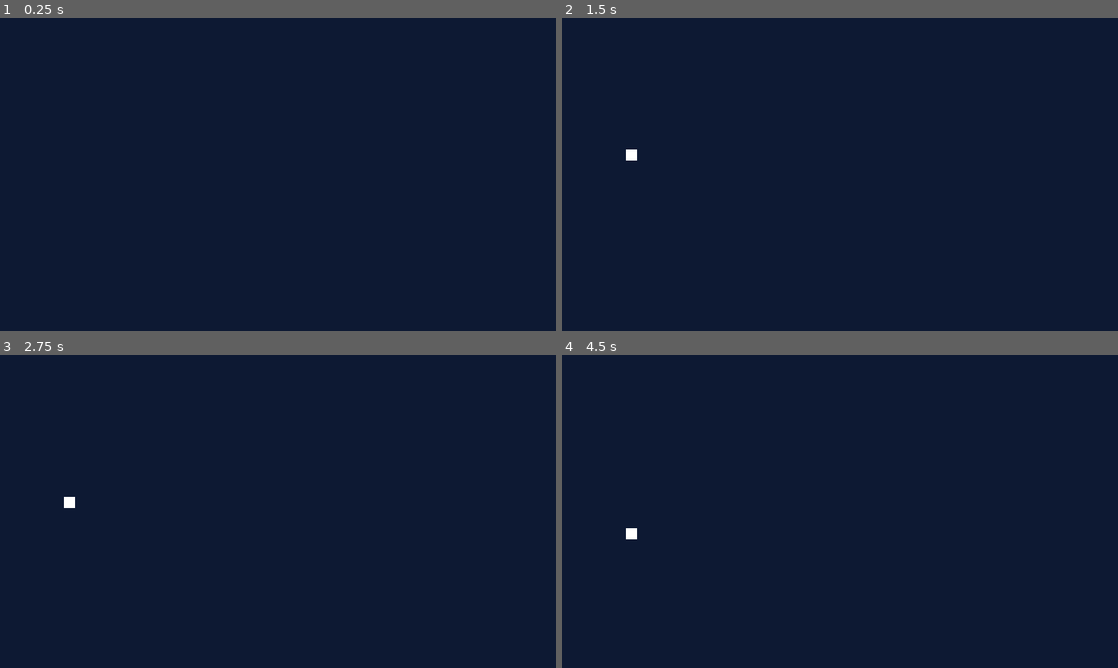
Above: before the commit, frames 1-4 (two rows, left to right).
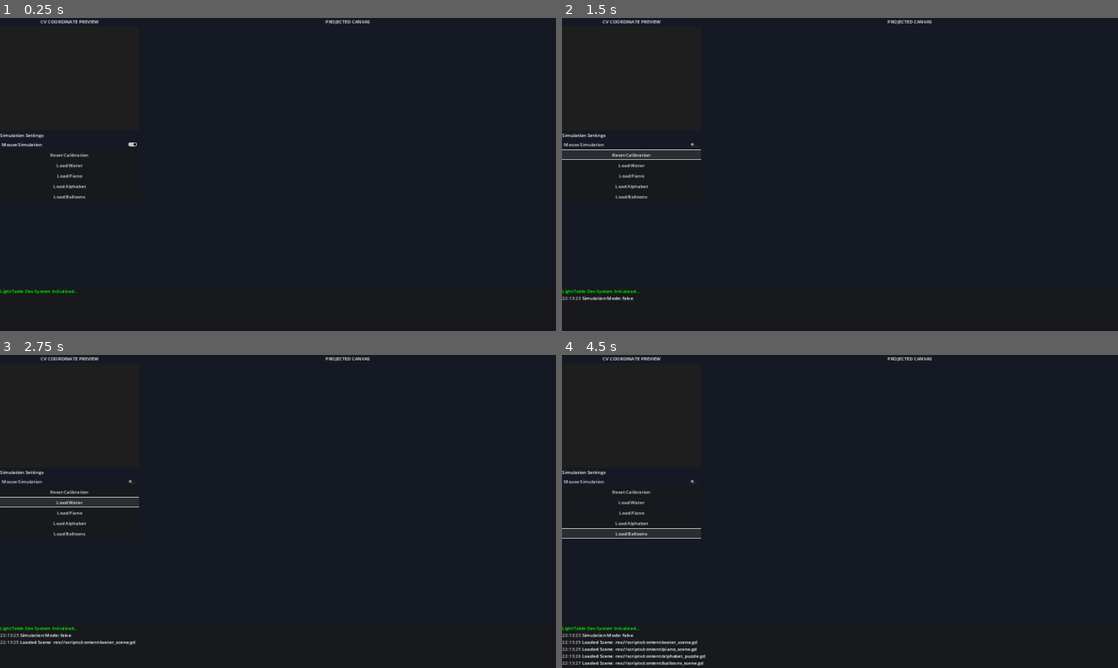
Above: after the commit, the same moments.

Repository: Illusiontechnique/LightTable
Game: Godot game, scene res://scenes/main.tscn
The game is run twice, just before and just after one commit, with the same random seed, the same clock (stepped at 60 frames per second) and the same inputs.
Inputs (mouse positions are in pixels of both pictures, inside the frame that each line leads up to):
- Up to frame 1 (0.25 s): no input
- Up to frame 2 (1.5 s): click (628, 143) at 0.5 s, where only the run after the commit has a clickable "Mouse Simulation"; click (628, 155) at 1.25 s, where only the run after the commit has a clickable "Reset Calibration"
- Up to frame 3 (2.75 s): click (66, 502) at 2 s, where only the run after the commit has a clickable "Load Water"
- Up to frame 4 (4.5 s): click (628, 511) at 2.75 s, where only the run after the commit has a clickable "Load Piano"; click (628, 524) at 3.5 s, where only the run after the commit has a clickable "Load Alphabet"; click (628, 533) at 4.25 s, where only the run after the commit has a clickable "Load Balloons"

The runs differ from the first frame. In frame 1, 0.7% of the frame differs, in the area x 0-67%, y 0-89%; in frame 2, 1.6%; in frame 3, 1.9%; in frame 4, 2.5%, in the area x 0-67%, y 0-100%.

Commit message:
Refactor UI structure and add new interactive scenes; implement Dev Dashboard for enhanced user experience
Co-authored-by: Copilot <copilot@github.com>

Diff:
--- a/visual_layer/scenes/main.tscn
+++ b/visual_layer/scenes/main.tscn
@@ -18,50 +18,108 @@
 
 [node name="UI" type="CanvasLayer" parent="."]
 
-[node name="ControlPanel" type="PanelContainer" parent="UI"]
-modulate = Color(1, 1, 1, 0.784314)
-anchors_preset = 1
-anchor_left = 1.0
+[node name="DevDashboard" type="Control" parent="UI"]
+layout_mode = 3
+anchors_preset = 15
 anchor_right = 1.0
-offset_left = -250.0
-offset_bottom = 200.0
-grow_horizontal = 0
+anchor_bottom = 1.0
+grow_horizontal = 2
+grow_vertical = 2
+mouse_filter = 2
 
-[node name="VBox" type="VBoxContainer" parent="UI/ControlPanel"]
+[node name="HSplit" type="HBoxContainer" parent="UI/DevDashboard"]
+layout_mode = 1
+anchors_preset = 15
+anchor_right = 1.0
+anchor_bottom = 1.0
+grow_horizontal = 2
+grow_vertical = 2
+mouse_filter = 2
+theme_override_constants/separation = 0
+
+[node name="CamPreview" type="Panel" parent="UI/DevDashboard/HSplit"]
+custom_minimum_size = Vector2(480, 0)
 layout_mode = 2
 
-[node name="Title" type="Label" parent="UI/ControlPanel/VBox"]
+[node name="VBox" type="VBoxContainer" parent="UI/DevDashboard/HSplit/CamPreview"]
+layout_mode = 1
+anchors_preset = 15
+anchor_right = 1.0
+anchor_bottom = 1.0
+grow_horizontal = 2
+grow_vertical = 2
+
+[node name="Label" type="Label" parent="UI/DevDashboard/HSplit/CamPreview/VBox"]
 layout_mode = 2
-text = "LightTable Admin"
+text = "CV COORDINATE PREVIEW"
 horizontal_alignment = 1
 
-[node name="HSeparator" type="HSeparator" parent="UI/ControlPanel/VBox"]
+[node name="CamRect" type="ColorRect" parent="UI/DevDashboard/HSplit/CamPreview/VBox"]
+custom_minimum_size = Vector2(0, 360)
+layout_mode = 2
+color = Color(0.12, 0.12, 0.12, 1)
+
+[node name="HandPoints" type="Control" parent="UI/DevDashboard/HSplit/CamPreview/VBox/CamRect"]
+layout_mode = 1
+anchors_preset = 15
+anchor_right = 1.0
+anchor_bottom = 1.0
+grow_horizontal = 2
+grow_vertical = 2
+
+[node name="Controls" type="ScrollContainer" parent="UI/DevDashboard/HSplit/CamPreview/VBox"]
+layout_mode = 2
+size_flags_vertical = 3
+
+[node name="VBox" type="VBoxContainer" parent="UI/DevDashboard/HSplit/CamPreview/VBox/Controls"]
+layout_mode = 2
+size_flags_horizontal = 3
+
+[node name="SimBox" type="VBoxContainer" parent="UI/DevDashboard/HSplit/CamPreview/VBox/Controls/VBox"]
 layout_mode = 2
 
-[node name="SceneLabel" type="Label" parent="UI/ControlPanel/VBox"]
+[node name="Label" type="Label" parent="UI/DevDashboard/HSplit/CamPreview/VBox/Controls/VBox/SimBox"]
 layout_mode = 2
-text = "Active Scene:"
+text = "Simulation Settings"
 
-[node name="SceneSelect" type="OptionButton" parent="UI/ControlPanel/VBox"]
-layout_mode = 2
-item_count = 3
-selected = 0
-popup/item_0/text = "Water Ripples"
-popup/item_0/id = 0
-popup/item_1/text = "Fish Follow"
-popup/item_1/id = 1
-popup/item_2/text = "Sensory Particles"
-popup/item_2/id = 2
-
-[node name="SimLabel" type="Label" parent="UI/ControlPanel/VBox"]
-layout_mode = 2
-text = "Simulation Mode:"
-
-[node name="SimToggle" type="CheckButton" parent="UI/ControlPanel/VBox"]
+[node name="SimToggle" type="CheckButton" parent="UI/DevDashboard/HSplit/CamPreview/VBox/Controls/VBox/SimBox"]
 layout_mode = 2
 button_pressed = true
-text = "Enabled"
+text = "Mouse Simulation"
 
-[node name="ResetCalibration" type="Button" parent="UI/ControlPanel/VBox"]
+[node name="CalibButton" type="Button" parent="UI/DevDashboard/HSplit/CamPreview/VBox/Controls/VBox/SimBox"]
 layout_mode = 2
 text = "Reset Calibration"
+
+[node name="OutputPreview" type="Panel" parent="UI/DevDashboard/HSplit"]
+layout_mode = 2
+size_flags_horizontal = 3
+mouse_filter = 2
+
+[node name="Label" type="Label" parent="UI/DevDashboard/HSplit/OutputPreview"]
+layout_mode = 1
+anchors_preset = 5
+anchor_left = 0.5
+anchor_right = 0.5
+offset_left = -60.0
+offset_right = 60.0
+offset_bottom = 26.0
+grow_horizontal = 2
+text = "PROJECTED CANVAS"
+
+[node name="Console" type="PanelContainer" parent="UI/DevDashboard"]
+custom_minimum_size = Vector2(0, 150)
+layout_mode = 1
+anchors_preset = 12
+anchor_top = 1.0
+anchor_right = 1.0
+anchor_bottom = 1.0
+grow_horizontal = 2
+grow_vertical = 0
+mouse_filter = 2
+
+[node name="LogText" type="RichTextLabel" parent="UI/DevDashboard/Console"]
+layout_mode = 2
+bbcode_enabled = true
+text = "[color=green]LightTable Dev System Initialized...[/color]"
+scroll_following = true
--- /dev/null
+++ b/visual_layer/scripts/content/alphabet_puzzle.gd
@@ -0,0 +1,52 @@
+extends Node2D
+
+var letters = ["A", "B", "C", "D", "E"]
+var puzzle_items = []
+
+func _ready():
+	setup_puzzle()
+
+func setup_puzzle():
+	for i in range(letters.size()):
+		var letter = letters[i]
+
+		# Create Outline (Target)
+		var outline = Label.new()
+		outline.text = letter
+		outline.add_theme_font_size_override("font_size", 120)
+		outline.horizontal_alignment = HORIZONTAL_ALIGNMENT_CENTER
+		outline.position = Vector2(200 + i * 200, 200)
+		outline.modulate = Color(1, 1, 1, 0.2) # Ghostly outline
+		add_child(outline)
+
+		# Create Draggable Piece
+		var piece = Label.new()
+		piece.text = letter
+		piece.add_theme_font_size_override("font_size", 120)
+		piece.position = Vector2(200 + i * 200, 600)
+		piece.modulate = Color.GOLD
+		piece.name = "Piece_" + letter
+		add_child(piece)
+
+		puzzle_items.append({"piece": piece, "target": outline, "solved": false})
+
+func _process(_delta):
+	var interactions = get_parent().get_node("Interactions")
+	if not interactions: return
+
+	for item in puzzle_items:
+		if item.solved: continue
+
+		for touch in interactions.get_children():
+			var dist = touch.global_position.distance_to(item.piece.global_position + (item.piece.size / 2))
+			if dist < 100:
+				# Magnetically snap piece to interaction
+				item.piece.global_position = touch.global_position - (item.piece.size / 2)
+
+				# Check if near target
+				var target_dist = item.piece.global_position.distance_to(item.target.global_position)
+				if target_dist < 50:
+					item.piece.global_position = item.target.global_position
+					item.piece.modulate = Color.GREEN
+					item.solved = true
+					break
--- /dev/null
+++ b/visual_layer/scripts/content/balloons_scene.gd
@@ -0,0 +1,56 @@
+extends Node2D
+
+var balloons = []
+var colors = [Color.RED, Color.GREEN, Color.BLUE, Color.YELLOW, Color.PURPLE]
+
+func _ready():
+	for i in range(10):
+		spawn_balloon()
+
+func spawn_balloon():
+	var b = ColorRect.new()
+	b.size = Vector2(80, 100)
+	# Make it look like a balloon (rounded-ish)
+	b.color = colors[randi() % colors.size()]
+	b.position = Vector2(randf_range(100, 1000), 800)
+	add_child(b)
+
+	# Add a string
+	var line = Line2D.new()
+	line.add_point(Vector2(40, 100))
+	line.add_point(Vector2(40, 150))
+	line.width = 2.0
+	b.add_child(line)
+
+	balloons.append({"node": b, "speed": randf_range(50, 150)})
+
+func _process(delta):
+	var interactions = get_parent().get_node("Interactions")
+
+	for i in range(balloons.size() - 1, -1, -1):
+		var b = balloons[i]
+		b.node.position.y -= b.speed * delta
+
+		# Reset if off screen
+		if b.node.position.y < -150:
+			b.node.position.y = 900
+			b.node.position.x = randf_range(100, 1000)
+
+		# Check for pop
+		if interactions:
+			for touch in interactions.get_children():
+				if b.node.get_global_rect().has_point(touch.global_position):
+					pop_balloon(i)
+					break
+
+func pop_balloon(index):
+	var b = balloons[index]
+	# Simple pop effect: expansion and fade
+	var tween = create_tween()
+	tween.tween_property(b.node, "scale", Vector2(2, 2), 0.1)
+	tween.parallel().tween_property(b.node, "modulate:a", 0.0, 0.1)
+	tween.tween_callback(b.node.queue_free)
+	balloons.remove_at(index)
+
+	# Respawn after a delay
+	get_tree().create_timer(1.0).timeout.connect(spawn_balloon)
--- /dev/null
+++ b/visual_layer/scripts/content/piano_scene.gd
@@ -0,0 +1,52 @@
+extends Node2D
+
+@export var key_width = 80
+@export var white_keys = 12
+@export var base_freq = 261.63 # Middle C
+
+func _ready():
+	setup_piano()
+
+func setup_piano():
+	# Create white keys
+	for i in range(white_keys):
+		var key = ColorRect.new()
+		key.name = "Key_" + str(i)
+		key.size = Vector2(key_width - 2, 400)
+		key.position = Vector2(i * key_width, 200)
+		key.color = Color.WHITE
+		add_child(key)
+
+		# Add a label for the note
+		var label = Label.new()
+		label.text = get_note_name(i)
+		label.horizontal_alignment = HORIZONTAL_ALIGNMENT_CENTER
+		label.position = Vector2(0, 350)
+		label.size = Vector2(key_width, 30)
+		label.modulate = Color.BLACK
+		key.add_child(label)
+
+func _process(_delta):
+	# Check interactions from the main script (via parent or global)
+	# For now, we'll assume the main script passes interactions down or we check the 'Interactions' container
+	var interactions = get_parent().get_node("Interactions")
+	if not interactions: return
+
+	for key in get_children():
+		if not key is ColorRect: continue
+
+		var pressed = false
+		for touch in interactions.get_children():
+			if key.get_global_rect().has_point(touch.global_position):
+				pressed = true
+				break
+
+		if pressed:
+			key.color = Color.AQUAMARINE
+			# In a real app, we'd trigger an AudioStreamPlayer here
+		else:
+			key.color = Color.WHITE
+
+func get_note_name(index):
+	var notes = ["C", "D", "E", "F", "G", "A", "B"]
+	return notes[index % 7] + str(4 + index / 7)
--- /dev/null
+++ b/visual_layer/scripts/content/water_scene.gd
@@ -0,0 +1,62 @@
+extends Node2D
+
+@onready var water_shader_material = ShaderMaterial.new()
+
+func _ready():
+	# Simple ColorRect to act as the water surface
+	var surface = ColorRect.new()
+	surface.name = "WaterSurface"
+	surface.set_anchors_and_offsets_preset(Control.PRESET_FULL_RECT)
+	surface.color = Color(0.1, 0.4, 0.8, 0.6)
+	add_child(surface)
+
+	# Create a basic ripple shader string
+	var shader = Shader.new()
+	shader.code = """
+shader_type canvas_item;
+
+uniform vec2 mouse_pos;
+uniform float mouse_pressed;
+uniform float time;
+
+void fragment() {
+    vec2 uv = SCREEN_UV;
+    float dist = distance(uv, mouse_pos);
+    float ripple = sin(dist * 50.0 - time * 5.0) * 0.01;
+    COLOR = texture(SCREEN_TEXTURE, uv + ripple);
+    COLOR.b += 0.1;
+}
+"""
+	# Note: Built-in shaders are tricky via script without assets,
+	# so we'll use a particle-based approach for ripples instead for better MVP compatibility.
+	setup_particles()
+
+func setup_particles():
+	# Fallback: Instead of complex shaders, we'll spawn "Ripple" sprites that fade out
+	pass
+
+func _process(_delta):
+	var interactions = get_parent().get_node("Interactions")
+	if not interactions: return
+
+	for touch in interactions.get_children():
+		# Spawn small expanding circles to simulate ripples
+		create_ripple(touch.position)
+
+func create_ripple(pos):
+	var r = Line2D.new()
+	r.points = PackedVector2Array()
+	for i in range(33):
+		var angle = deg_to_rad(i * 360.0 / 32.0)
+		r.add_point(Vector2(cos(angle), sin(angle)))
+
+	r.closed = true
+	r.width = 2.0
+	r.default_color = Color(1, 1, 1, 0.5)
+	r.position = pos
+	add_child(r)
+
+	var tween = create_tween()
+	tween.tween_property(r, "scale", Vector2(10, 10), 1.0)
+	tween.parallel().tween_property(r, "modulate:a", 0.0, 1.0)
+	tween.tween_callback(r.queue_free)
--- a/visual_layer/scripts/main.gd
+++ b/visual_layer/scripts/main.gd
@@ -2,9 +2,13 @@
 
 @onready var receiver = $NetworkReceiver
 @onready var interaction_container = $Interactions
-@onready var control_panel = $UI/ControlPanel
-@onready var sim_toggle = $UI/ControlPanel/VBox/SimToggle
+@onready var dev_dashboard = $UI/DevDashboard
+@onready var log_text = $UI/DevDashboard/Console/LogText
+@onready var cam_rect = $UI/DevDashboard/HSplit/CamPreview/VBox/CamRect
+@onready var hand_points_container = $UI/DevDashboard/HSplit/CamPreview/VBox/CamRect/HandPoints
+@onready var sim_toggle = $UI/DevDashboard/HSplit/CamPreview/VBox/Controls/VBox/SimBox/SimToggle
 
+var active_scene = null
 var simulation_mode = true
 
 # Simple interaction visualizer (circles that appear at hand positions)
@@ -12,41 +16,94 @@
 	receiver.interaction_received.connect(_on_interaction_received)
 	sim_toggle.toggled.connect(_on_sim_toggled)
 
-	# Hide UI by default, show with TAB
-	control_panel.visible = false
+	# Scene Selection Buttons
+	setup_scene_buttons()
+
+	# Dev Dashboard toggle
+	dev_dashboard.visible = true # Start with dashboard for dev
+
+func setup_scene_buttons():
+	var btn_container = $UI/DevDashboard/HSplit/CamPreview/VBox/Controls/VBox
+
+	var scenes = {
+		"Water": "res://scripts/content/water_scene.gd",
+		"Piano": "res://scripts/content/piano_scene.gd",
+		"Alphabet": "res://scripts/content/alphabet_puzzle.gd",
+		"Balloons": "res://scripts/content/balloons_scene.gd"
+	}
+
+	for s_name in scenes:
+		var btn = Button.new()
+		btn.text = "Load " + s_name
+		btn.pressed.connect(load_content_scene.bind(scenes[s_name]))
+		btn_container.add_child(btn)
+
+func load_content_scene(script_path: String):
+	if active_scene:
+		active_scene.queue_free()
+
+	var new_node = Node2D.new()
+	new_node.name = "ContentScene"
+	new_node.set_script(load(script_path))
+	add_child(new_node)
+	move_child(new_node, 0) # Keep it behind UI
+	active_scene = new_node
+	log_message("Loaded Scene: " + script_path)
 
 func _on_sim_toggled(button_pressed):
 	simulation_mode = button_pressed
+	log_message("Simulation Mode: " + str(button_pressed))
+
+func log_message(msg: String):
+	log_text.append_text("\n[color=gray]" + Time.get_time_string_from_system() + "[/color] " + msg)
 
 func _input(event):
 	if event.is_action_pressed("ui_focus_next"): # TAB key
-		control_panel.visible = !control_panel.visible
-		if control_panel.visible:
+		dev_dashboard.visible = !dev_dashboard.visible
+		if dev_dashboard.visible:
 			Input.mouse_mode = Input.MOUSE_MODE_VISIBLE
 		else:
 			Input.mouse_mode = Input.MOUSE_MODE_HIDDEN
 
 	# Mouse simulation for testing without camera hardware
 	if simulation_mode and event is InputEventMouse:
-		var normalized_pos = event.position / get_viewport_rect().size
-		var state = "move"
-		if event is InputEventMouseButton:
-			state = "press" if event.pressed else "release"
-
-		# Simulate a single hand (ID 99 for simulation)
-		_on_interaction_received(99, normalized_pos, state)
+		# Use the Right side panel (Projected Canvas) relative position
+		var output_panel = $UI/DevDashboard/HSplit/OutputPreview
+		if dev_dashboard.visible:
+			if output_panel.get_global_rect().has_point(event.position):
+				var local_pos = event.position - output_panel.global_position
+				var normalized_pos = local_pos / output_panel.size
+				_on_interaction_received(99, normalized_pos, "move")
+		else:
+			var normalized_pos = event.position / get_viewport_rect().size
+			_on_interaction_received(99, normalized_pos, "move")
 
 func _on_interaction_received(id: int, pos: Vector2, state: String):
 	# Map normalized 0-1 to screen size
 	var screen_pos = pos * get_viewport_rect().size
 
+	# Update main visual indicator
 	var indicator = interaction_container.get_node_or_null(str(id))
 	if not indicator:
 		indicator = ColorRect.new()
 		indicator.name = str(id)
 		indicator.size = Vector2(40, 40)
 		indicator.pivot_offset = Vector2(20, 20)
+		indicator.color = Color(0, 1, 1, 0.5)
 		interaction_container.add_child(indicator)
 
 	indicator.position = screen_pos - indicator.pivot_offset
-	# Pulse effect or color change on interaction could be added here
+
+	# Update Dev Dashboard Point Preview
+	var dev_point = hand_points_container.get_node_or_null(str(id))
+	if not dev_point:
+		dev_point = ColorRect.new()
+		dev_point.name = str(id)
+		dev_point.size = Vector2(10, 10)
+		dev_point.color = Color.RED
+		hand_points_container.add_child(dev_point)
+
+	dev_point.position = pos * cam_rect.size - Vector2(5, 5)
+
+	if id != 99 and state == "press": # Only log non-simulated real events
+		log_message("Interaction Start: ID " + str(id))
